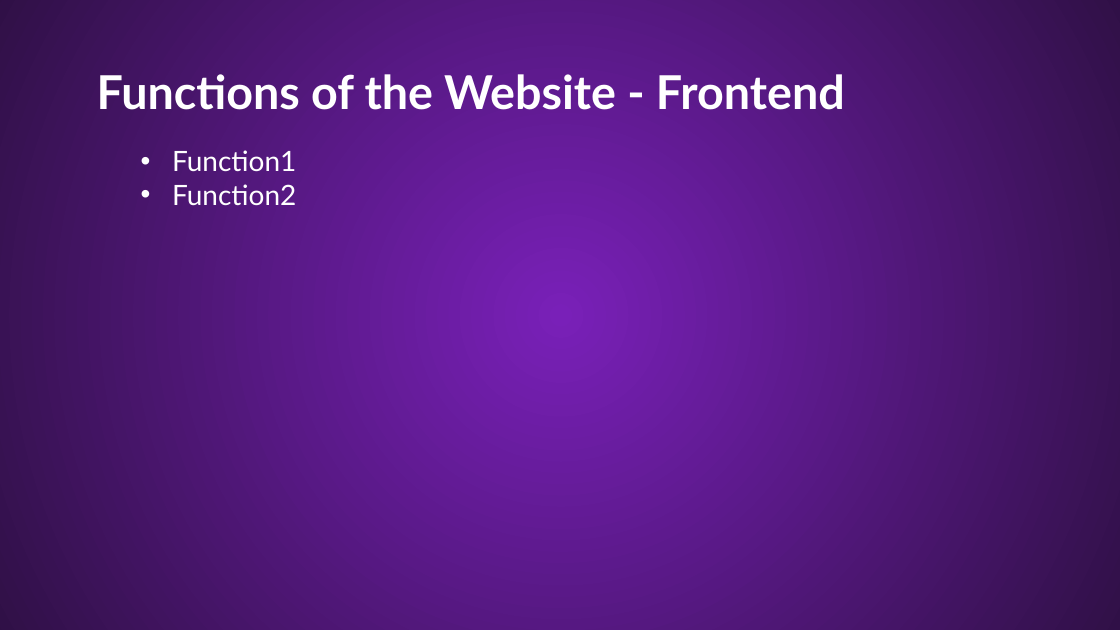
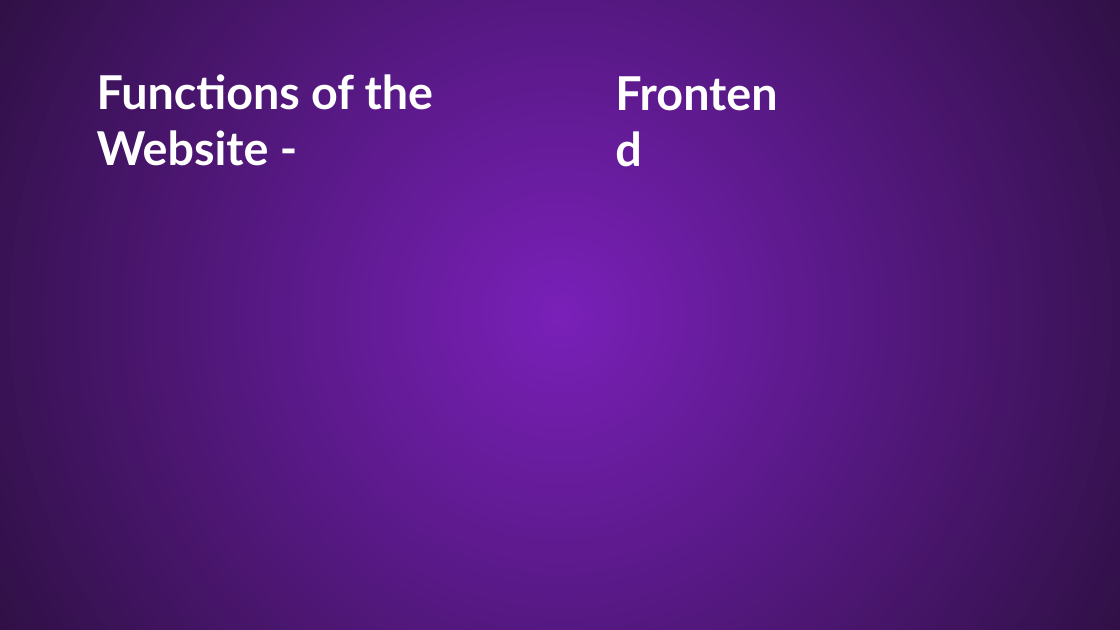
Before and after one commit to Palacsinta002/LMS, a slide deck: slide 15 of Presentation/LMS Presentation.pptx (slide 14 before the commit). Drawn at 1120x630 pixels with LibreOffice and Linux fonts; fonts in the diff are those of the drawing; background and template pictures are left out. Boxes give left, top, right and bottom in pixels: in the first picture for what was removed or moved away, otherwise in the second. Text is boxed around its words. In the diff, an @@ line names an element or a change of style, - is before the commit and + after.

```diff
--- a/Presentation/LMS Presentation.pptx
+++ b/Presentation/LMS Presentation.pptx
@@ text added at [607, 55, 802, 126], 40 pt, text #FFFFFF, bold @@
+Frontend
@@ text at [97, 74, 434, 166]: text changed @@
-Functions of the Website - Frontend
+Functions of the Website -
@@ text removed at [172, 150, 296, 206] @@
-• Function1
-• Function2
```
Also in this commit, not shown: 1 slide added, 2 other files.
